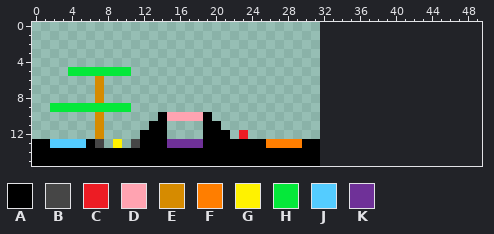
Edited in one commit: pixel-art sprite (fisicaPlatformer/map.png). Above: the version before the commit.
The file is 32x16 pixels. The old version is drawn lined up with the new one, on the new canvas.
Palette (. is transparent): A #000000  B #464646  C #ed1c24  D #ffa3b1  E #d68b00  F #ff7e00  G #fff200  H #05e83a  J #54ccff  K #6f3198
Pixels before, first column x 0:
 5 ....HHHHHHH.....................
 6 .......E........................
 7 .......E........................
 8 .......E........................
 9 ..HHHHHHHHH.....................
10 .......E......ADDDDA............
11 .......E.....AA....AA...........
12 .......E....AAA....AAA.C........
13 AAJJJJAB.G.BAAAKKKKAAAAAAAFFFFAA
14 AAAAAAAAAAAAAAAAAAAAAAAAAAAAAAAA
15 AAAAAAAAAAAAAAAAAAAAAAAAAAAAAAAA
New version:
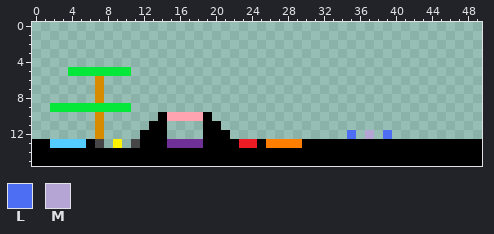
Colours new in this view: L #4d6df3  M #b5a5d5
Changes in this commit:
{"change": "canvas 32x16 -> 50x16"}
{"y":12,"x":23,"old":"C","new":"."}
{"y":12,"x":35,"old":".","new":"L"}
{"y":12,"x":37,"old":".","new":"M"}
{"y":12,"x":39,"old":".","new":"L"}
{"y":13,"x":23,"old":"AA","new":"CC"}
{"y":13,"x":32,"old":"..................","new":"AAAAAAAAAAAAAAAAAA"}
{"y":14,"x":32,"old":"..................","new":"AAAAAAAAAAAAAAAAAA"}
{"y":15,"x":32,"old":"..................","new":"AAAAAAAAAAAAAAAAAA"}
